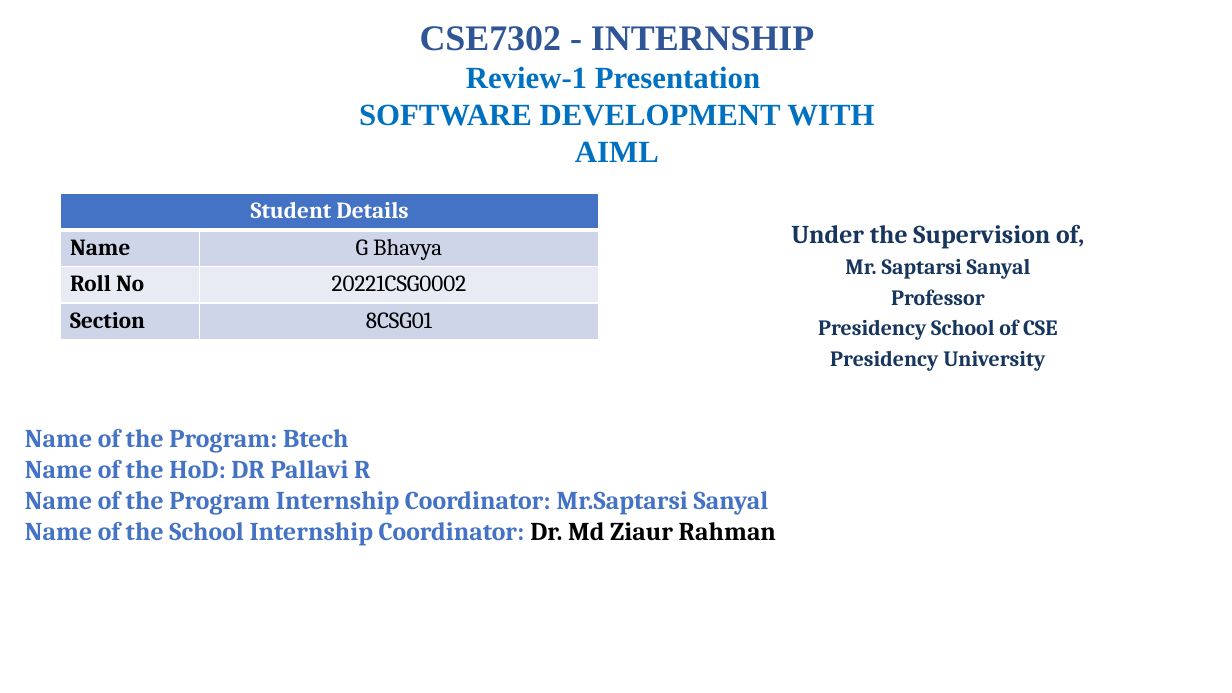
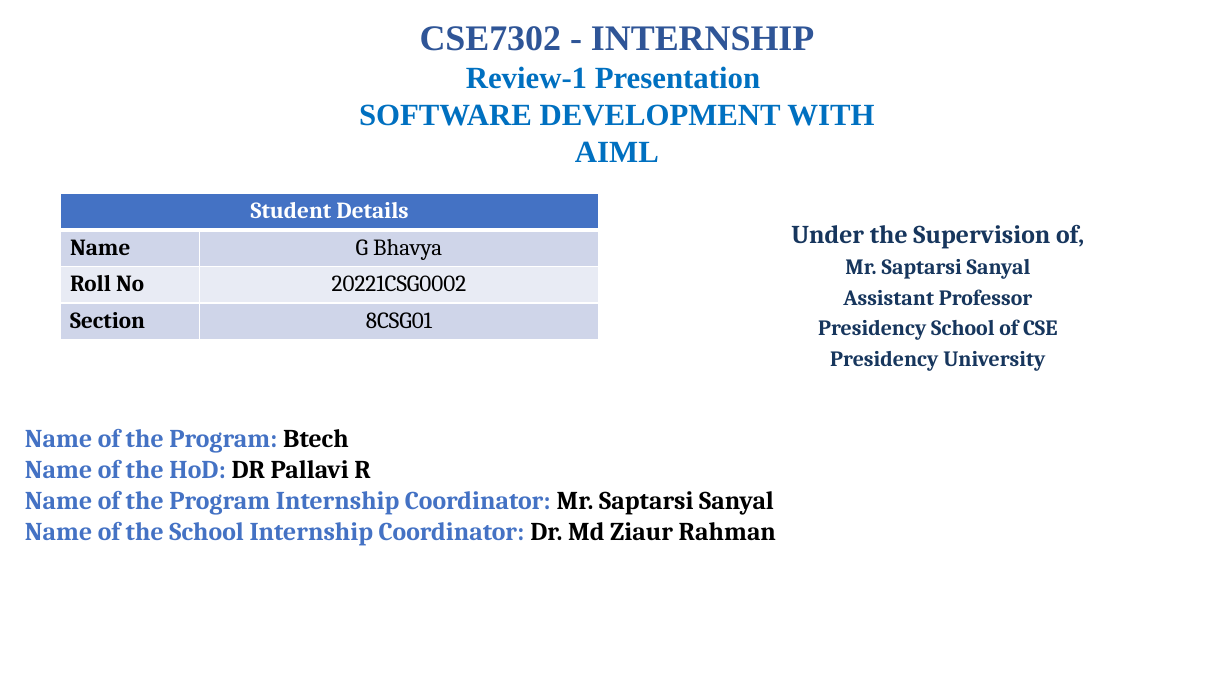
Before and after one commit to G-Bhavya26/CSE7302, a slide deck: slide 1 of Bhavya (Review 1).pptx. Drawn at 1232x693 pixels with LibreOffice and Linux fonts; fonts in the diff are those of the drawing; background and template pictures are left out. Boxes give left, top, right and bottom in pixels: in the first picture for what was removed or moved away, otherwise in the second. Text is boxed around its words. In the diff, an @@ line names an element or a change of style, - is before the commit and + after.

```diff
--- a/Bhavya (Review 1).pptx
+++ b/Bhavya (Review 1).pptx
@@ text at (843,289,1033,305): text changed @@
-Professor
+Assistant Professor
@@ text at (25,429,370,479): text colour #4472C4 to #000000 in "Btech", "DR Pallavi R" @@
@@ text at (25,491,774,514): spaces changed @@
-Name of the Program Internship Coordinator: Mr.Saptarsi Sanyal
+Name of the Program Internship Coordinator: Mr. Saptarsi Sanyal
```
Also in this commit, not shown: 2 other slides changed.
